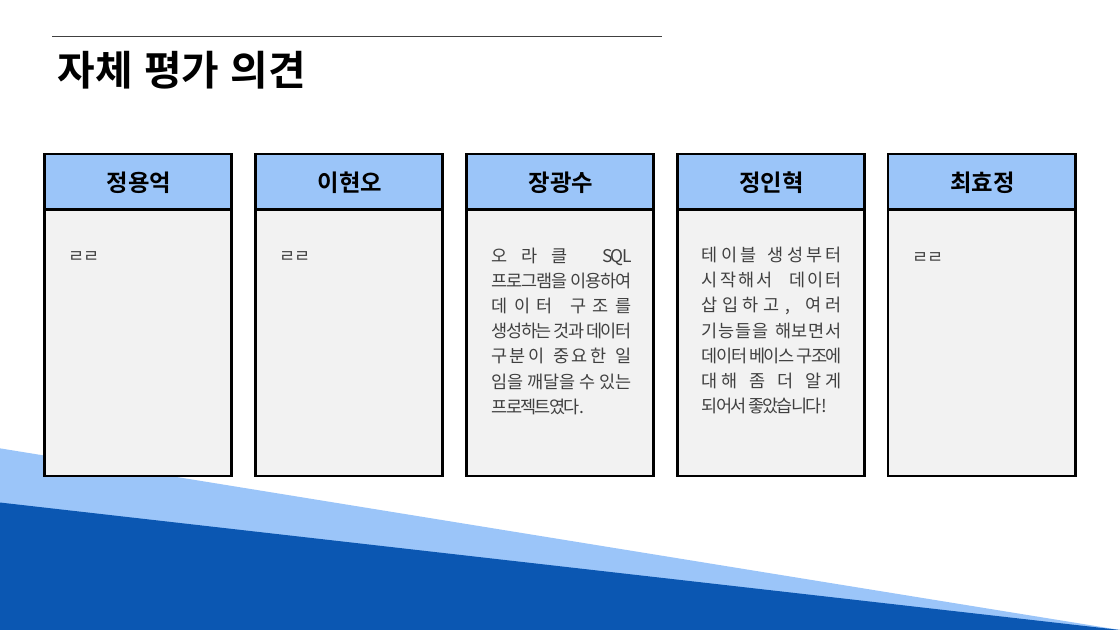
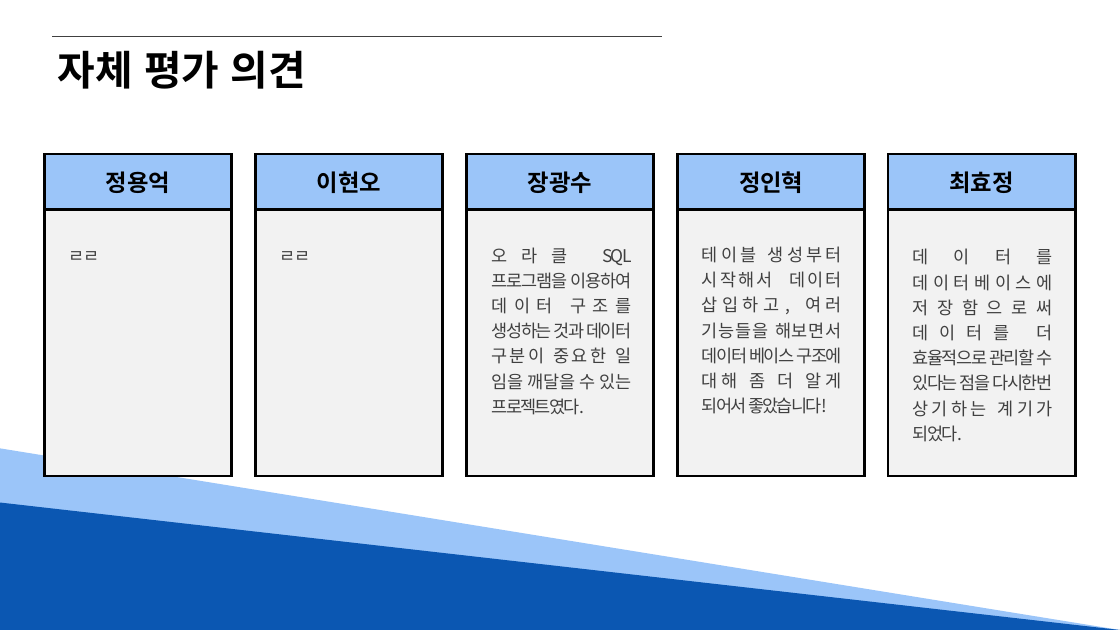
Before and after one commit to Hyno2/SQL-Project, a slide deck: slide 22 of PPT템플릿/오라클(편의점).pptx. Drawn at 1120x630 pixels with LibreOffice and Linux fonts; fonts in the diff are those of the drawing. Boxes give left, top, right and bottom in pixels: in the first picture for what was removed or moved away, otherwise in the second. Text is boxed around its words. In the diff, an @@ line names an element or a change of style, - is before the commit and + after.

Commit message:
자체 평가 적었슴다

```diff
--- a/PPT템플릿/오라클(편의점).pptx
+++ b/PPT템플릿/오라클(편의점).pptx
@@ text at [913, 248, 1053, 417]: text changed @@
-ㄹㄹ
+데이터를 데이터베이스에 저장함으로써 데이터를 더 효율적으로 관리할 수 있다는 점을 다시한번 상기하는 계기가 되었다.
```
